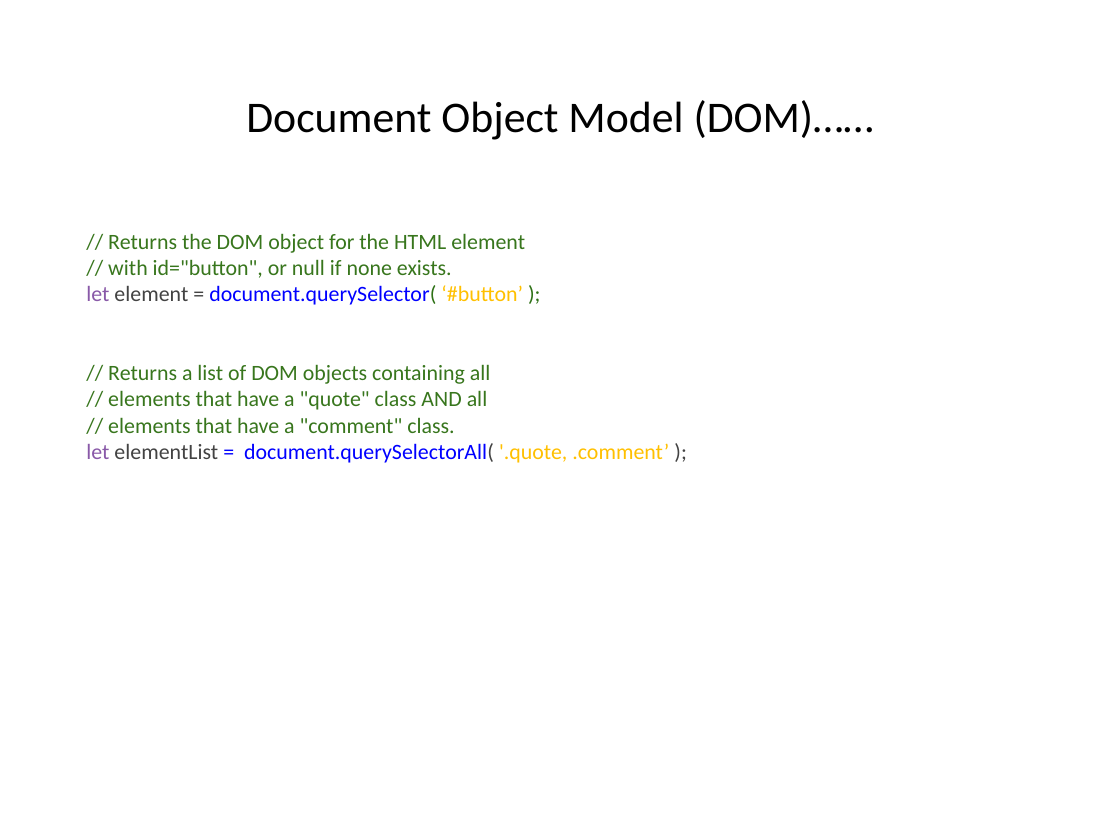
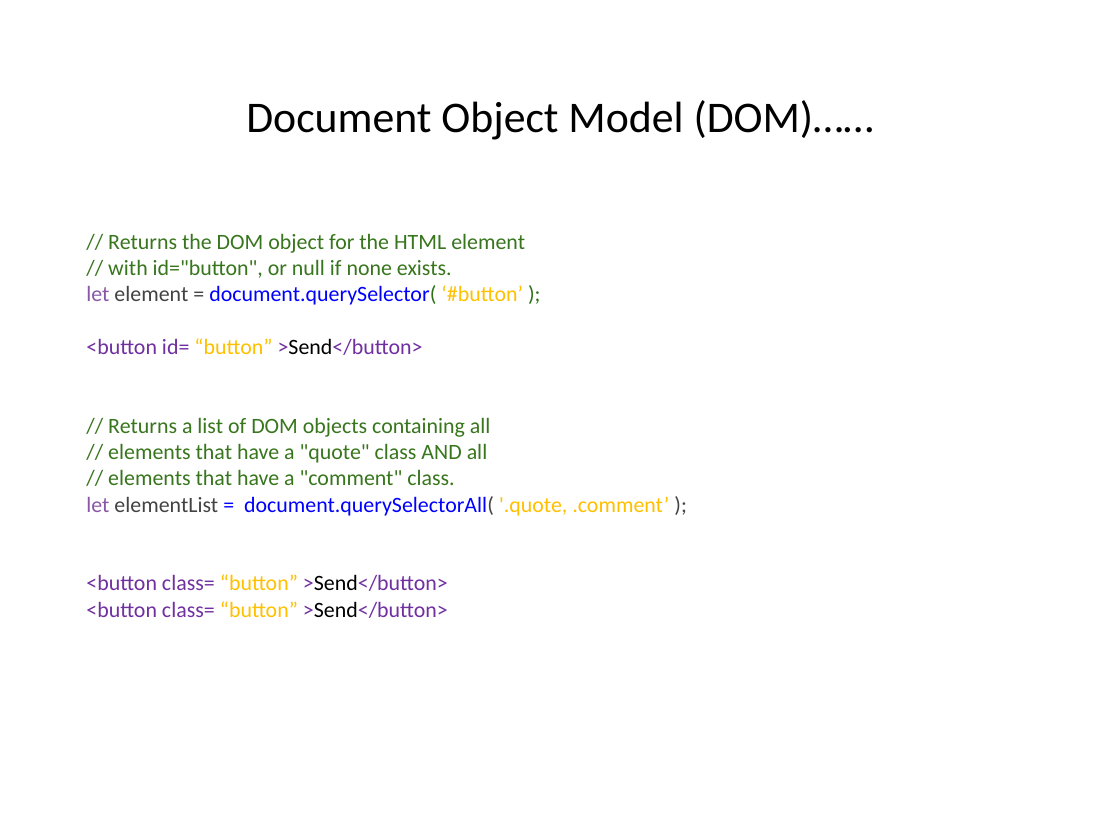
Before and after one commit to hogeschool/Development-5, a slide deck: slide 16 of Lectures/Lecture5/lesson5.pptx (slide 13 before the commit). Drawn at 1120x840 pixels with LibreOffice and Linux fonts; fonts in the diff are those of the drawing. Boxes give left, top, right and bottom in pixels: in the first picture for what was removed or moved away, otherwise in the second. Text is boxed around its words. In the diff, an @@ line names an element or a change of style, - is before the commit and + after.

```diff
--- a/Lectures/Lecture5/lesson5.pptx
+++ b/Lectures/Lecture5/lesson5.pptx
@@ text at bbox=[86, 338, 423, 355]: paragraph added @@
+<button id= “button” >Send</button>
@@ text at bbox=[86, 496, 669, 618]: text changed; text colour #0000FF to #7030A0 @@
-let elementList = document.querySelectorAll( '.quote, .comment’ );
+let elementList = document.querySelectorAll( '.quote, .comment’ );
+<button class= “button” >Send</button>
+<button class= “button” >Send</button>
```
Also in this commit, not shown: 8 other slides changed, 13 slides added.
